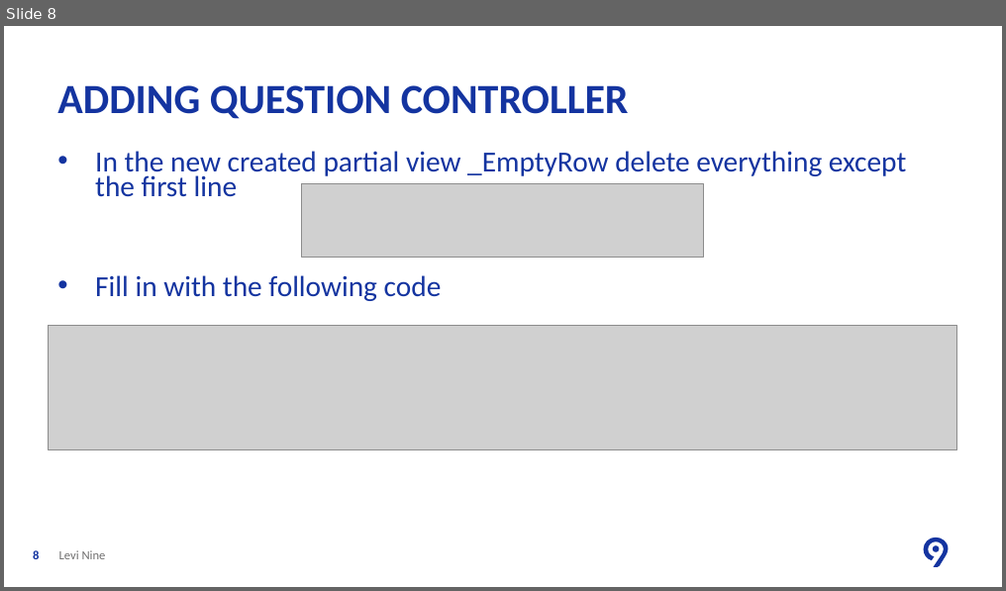
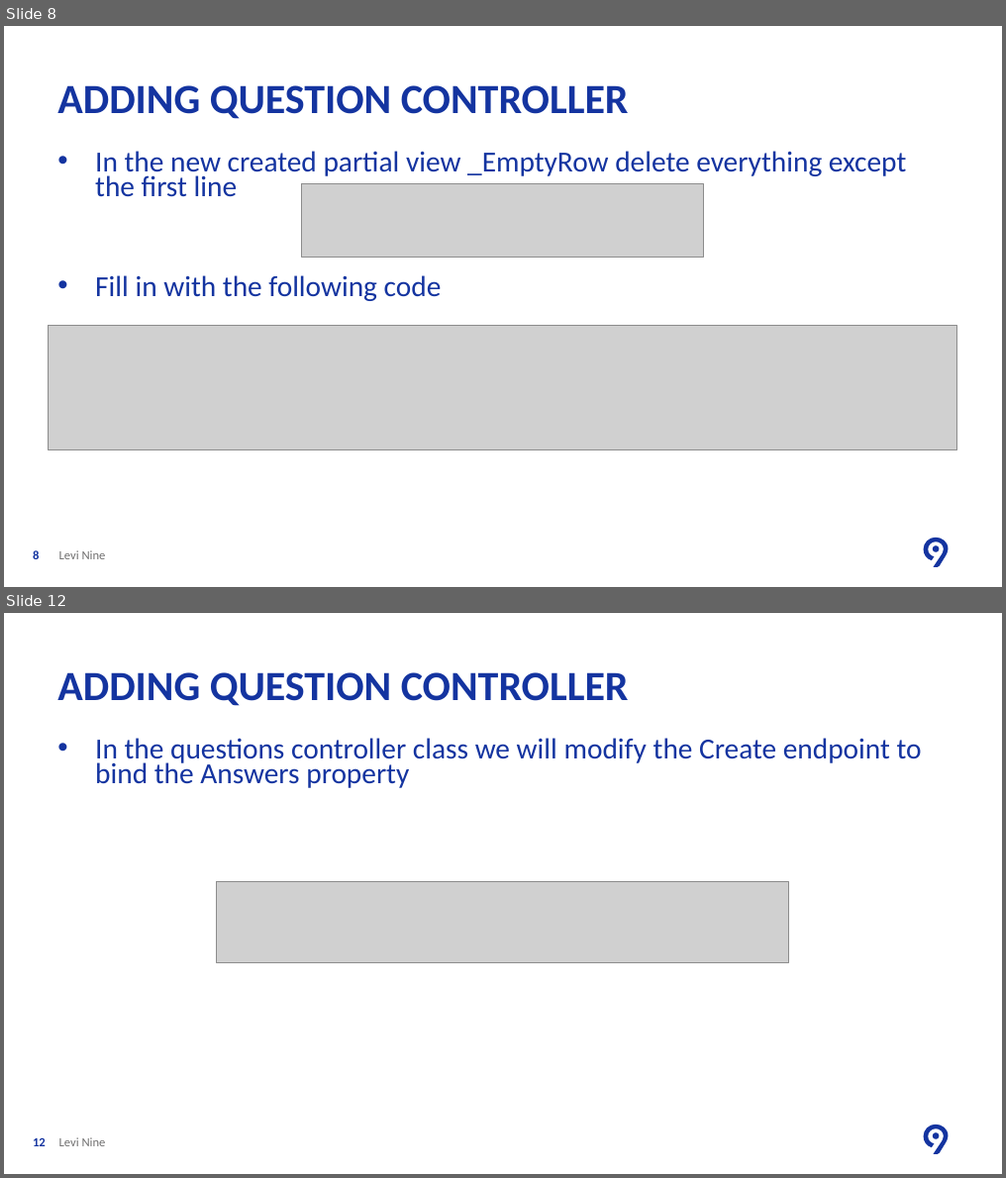
Before and after one commit to ancasturza/PracticaAC2018, a slide deck: PPT/L3/Lesson Three Add Questions and Answers.pptx. Shown one above the other, each under a label of ours: slide 8 before the commit, slides 8 and 12 after it; the slides between them are not shown. The pictures are 1006x591 and 1006x1178 pixels, drawn with LibreOffice and Linux fonts; fonts in the diff are those of the drawing; grey boxes stand for pictures; background and template pictures are left out. Boxes give left, top, right and bottom in pixels: in the first picture for what was removed or moved away, otherwise in the second. Text is boxed around its words. In the diff, an @@ line names an element or a change of style, - is before the commit and + after.

Commit message:
Added questions and aswers

```diff
--- a/PPT/L3/Lesson Three Add Questions and Answers.pptx
+++ b/PPT/L3/Lesson Three Add Questions and Answers.pptx
@@ slide 12 added at (x1=4, y1=613, x2=1002, y2=1174), background #FFFFFF; not listed: 2 template elements that a slide beside it also shows @@
@@ title added at (x1=57, y1=672, x2=629, y2=706), 40 pt, text #1434A0, bold @@
+ADDING QUESTION CONTROLLER
@@ text added at (x1=95, y1=738, x2=922, y2=788), 28 pt, text #1434A0 @@
+• In the questions controller class we will modify the Create endpoint to bind the Answers property
@@ picture added at (x1=217, y1=881, x2=788, y2=962) @@
@@ page number added at (x1=33, y1=1138, x2=46, y2=1147), 12 pt, text #1434A0, bold @@
+12
@@ text added at (x1=59, y1=1138, x2=106, y2=1147), 12 pt, text #706F6F @@
+Levi Nine
```
Also in this commit, not shown: 2 slides changed, 3 other slides added, 5 other files.
